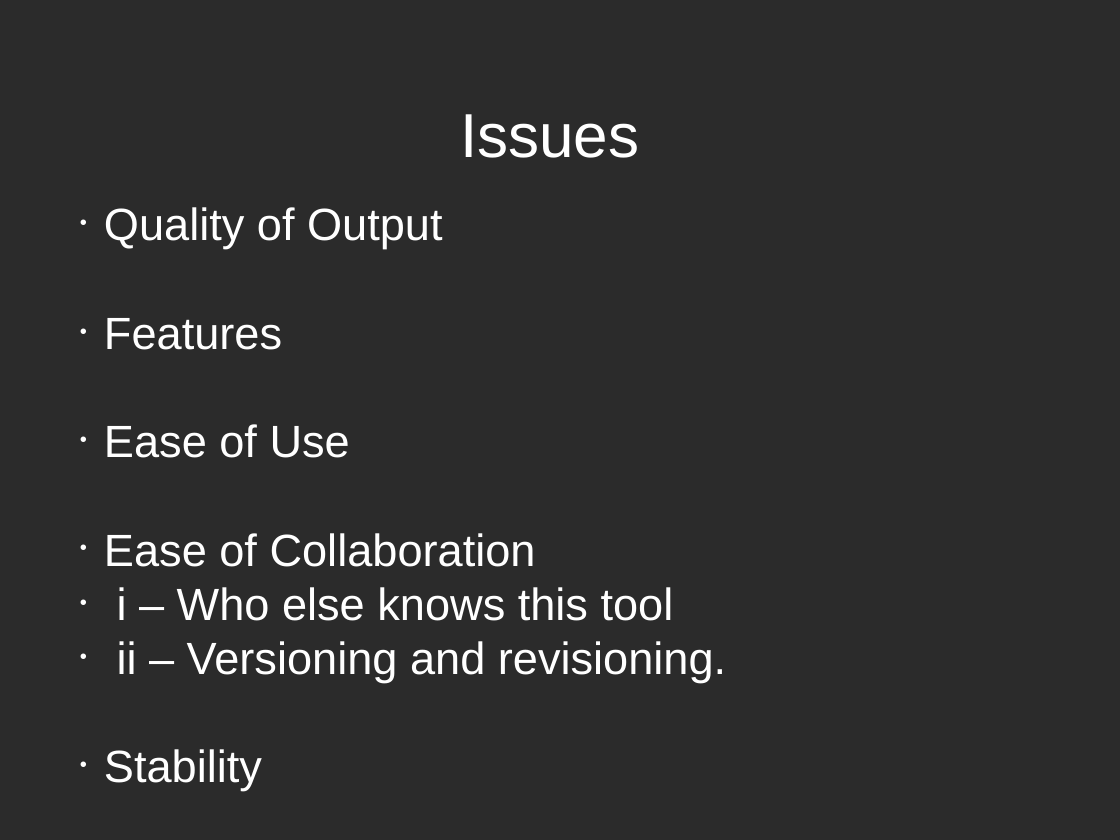
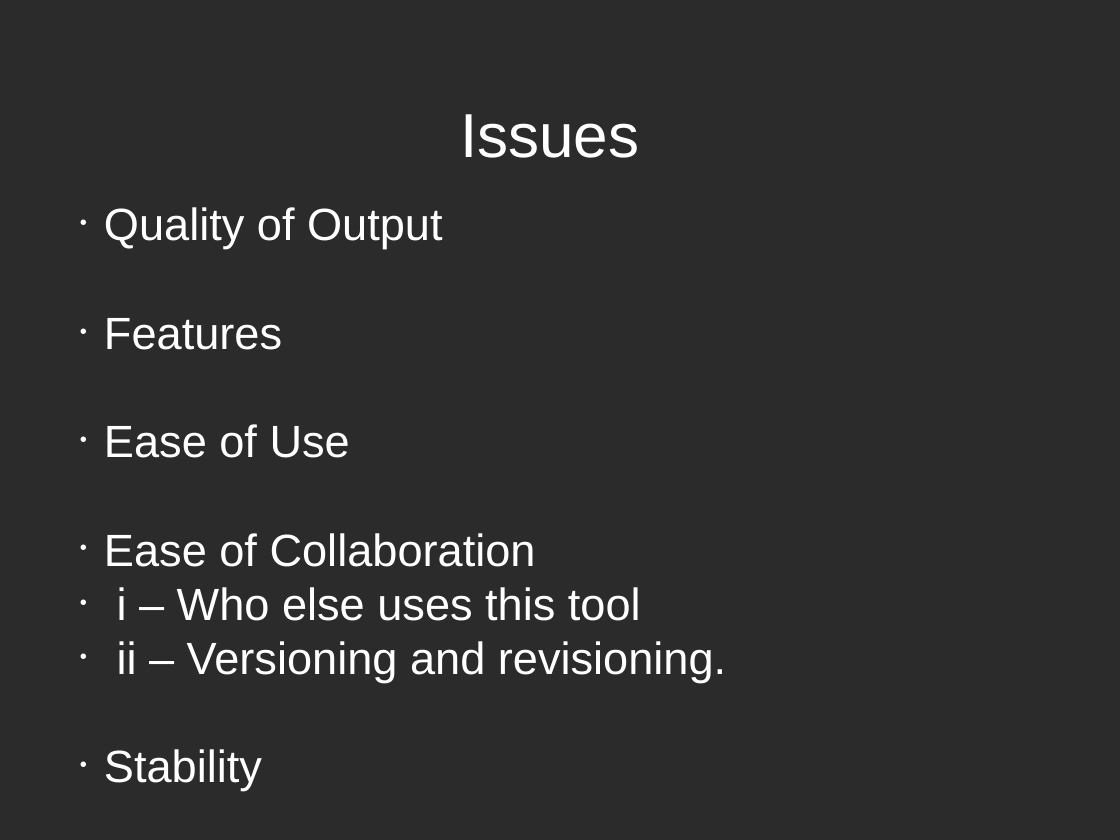
Before and after one commit to mikehulluk/IntroductionToResearchComputing, a slide deck: slide 3 of Wk7/PreparingReports.odp. Drawn at 1120x840 pixels with LibreOffice and Linux fonts; fonts in the diff are those of the drawing; background and template pictures are left out; a plain dark background stands for a picture behind light text. Boxes give left, top, right and bottom in pixels: in the first picture for what was removed or moved away, otherwise in the second. Text is boxed around its words. In the diff, an @@ line names an element or a change of style, - is before the commit and + after.

```diff
--- a/Wk7/PreparingReports.odp
+++ b/Wk7/PreparingReports.odp
@@ subtitle at <box>117,587,641,621</box>: text changed @@
-• i – Who else knows this tool
+• i – Who else uses this tool
```
Also in this commit, not shown: 4 other slides changed, 1 slide removed.
